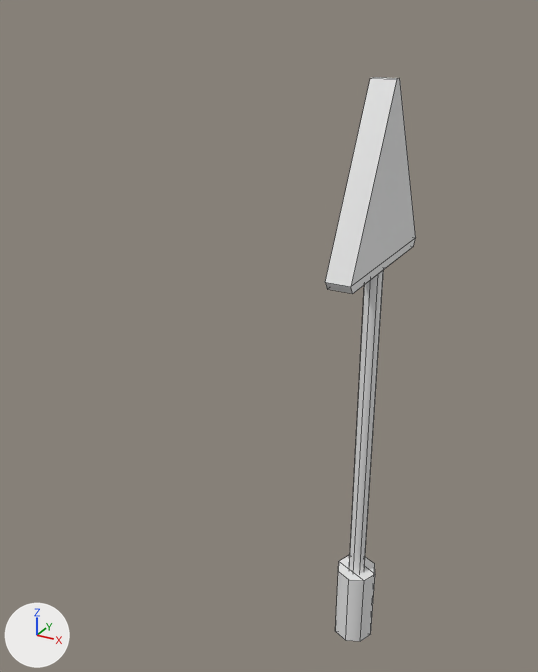
The FBX model Assets/Models/Obstacles/Obstacle_RoadWorks_Sign.fbx as it was, and as the next commit left it.
Both versions are drawn from a 50 mm camera at (0.78, -2.11, 2.23) aimed at (-0.4, 0.04, 1.15). The lights are fixed; the arrows at lower left show +X, +Y and +Z. Mesh edges are drawn as thin lines. Where no turn or scale is listed for an object, it has been applied to the vertices.

Names of what the first picture shows: 'Obstacle_Roadworks_Sign'.
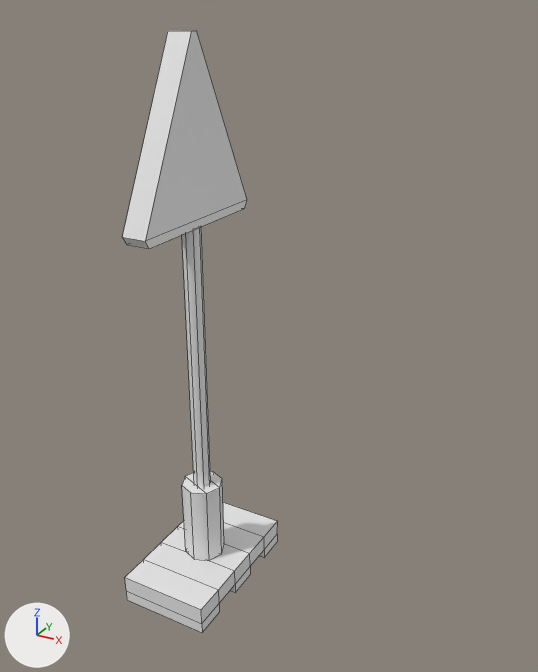
What differs and where, as boxes (x1, y1, x2, y2) in the pictures (538 x 672 px; the box of a moved part takes in the faces that stretch with it):
'Obstacle_Roadworks_Sign', reshaped, moved (70% wider, 7% taller): before (325, 77, 416, 642); after (123, 30, 278, 633)
part 1 of me_mesh, added: after (182, 472, 224, 560)
part 2 of me_mesh, moved or reshaped: before (349, 270, 384, 573); after (182, 227, 211, 487)
part 3 of me_mesh, moved or reshaped: before (325, 77, 416, 294); after (123, 30, 247, 249)
part 4 of me_mesh, added: after (125, 503, 278, 633)
part 5 of me_mesh, deleted: before (335, 555, 375, 642)

The edits, one by one:
me_mesh is used by ob_obstacle_roadworks_sign; location (0.0, 0.0, 0.0).
me_mesh had 46 vertices, 37 faces and spanned x -0.07..0.07, y -0.28..0.28, z 0.0..2.05.
me_mesh now has 82 vertices, 71 faces and spans x -0.19..0.19, y -0.32..0.32, z 0.0..2.16.
me_mesh part 1: a new loose piece, an 8-sided cylinder along z spanning x -0.08..0.08, y -0.08..0.08, z 0.12..0.45.
me_mesh part 2: the loose piece of 16 vertices spanning x -0.03..0.03, y -0.03..0.03, z 0.26..1.49 is scaled about its middle by 1.13, then moved by (0.0, 0.0, -0.04).
me_mesh part 3: the loose piece of 14 vertices spanning x -0.04..0.04, y -0.28..0.28, z 1.49..2.05 is scaled about its middle by 1.13, then moved by (0.0, 0.0, 0.08).
me_mesh part 4: a new loose piece of 36 vertices spanning x -0.19..0.19, y -0.31..0.31, z 0.0..0.12.
me_mesh part 5: the loose piece of 16 vertices spanning x -0.07..0.07, y -0.07..0.07, z 0.0..0.3 is deleted.
Object 'Obstacle_Roadworks_Sign' (ob_obstacle_roadworks_sign) moves from (0.0, 0.0, 0.0) to (-0.688, 0.0, 0.0).
